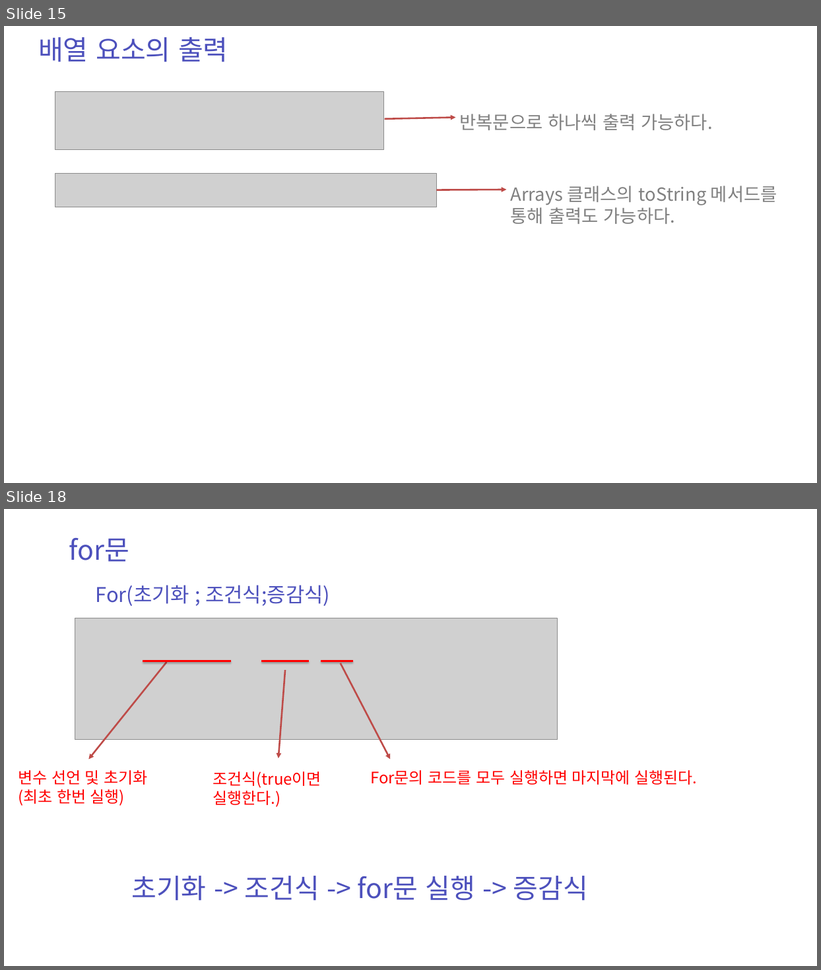
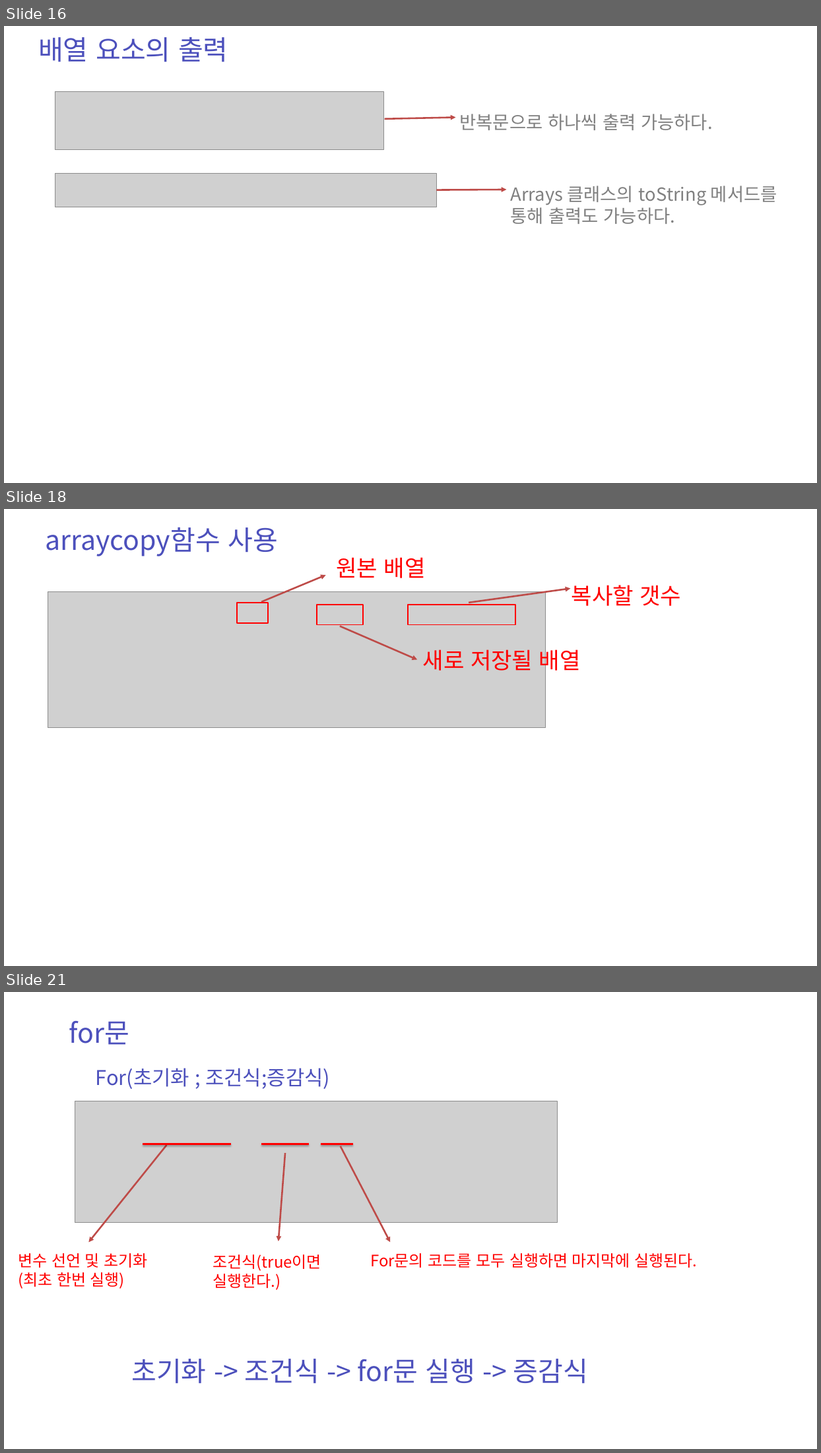
Before and after one commit to zest132/JavaLecture, a slide deck: JavaLecture/LectureFile/java 5강.pptx. Shown one above the other, each under a label of ours: slides 15 and 18 before the commit, slides 16, 18 and 21 after it; the slides between them are not shown. The pictures are 821x970 and 821x1453 pixels, drawn with LibreOffice and Linux fonts; fonts in the diff are those of the drawing; grey boxes stand for pictures. Boxes give left, top, right and bottom in pixels: in the first picture for what was removed or moved away, otherwise in the second. Text is boxed around its words. In the diff, an @@ line names an element or a change of style, - is before the commit and + after.

```diff
--- a/JavaLecture/LectureFile/java 5강.pptx
+++ b/JavaLecture/LectureFile/java 5강.pptx
@@ slide 18 added at [4, 509, 817, 966], background #FFFFFF @@
@@ text added at [46, 527, 278, 557], 48 pt, text #4C50BC @@
+arraycopy함수 사용
@@ text added at [336, 557, 426, 578], 40 pt, text #FF0000 @@
+원본 배열
@@ arrow added from (261, 601) to (326, 575), #BF4C48 3 pt @@
@@ text added at [572, 585, 682, 606], 40 pt, text #FF0000 @@
+복사할 갯수
@@ picture added at [48, 592, 545, 727] @@
@@ rectangle added at [237, 603, 268, 623], outline #FF0000 2 pt @@
@@ rectangle added at [317, 605, 363, 625], outline #FF0000 2 pt @@
@@ rectangle added at [408, 605, 516, 625], outline #FF0000 2 pt @@
@@ arrow added from (469, 603) to (570, 588), #BF4C48 3 pt @@
@@ arrow added from (340, 626) to (417, 660), #BF4C48 3 pt @@
@@ text added at [423, 646, 581, 675], 40 pt, text #FF0000 @@
+새로 저장될 배열
@@ what was slide 15 is now slide 16 @@
@@ what was slide 18 is now slide 21 @@
```
Also in this commit, not shown: 3 slides changed, 2 other slides added, 1 slide removed, 1 other file.
